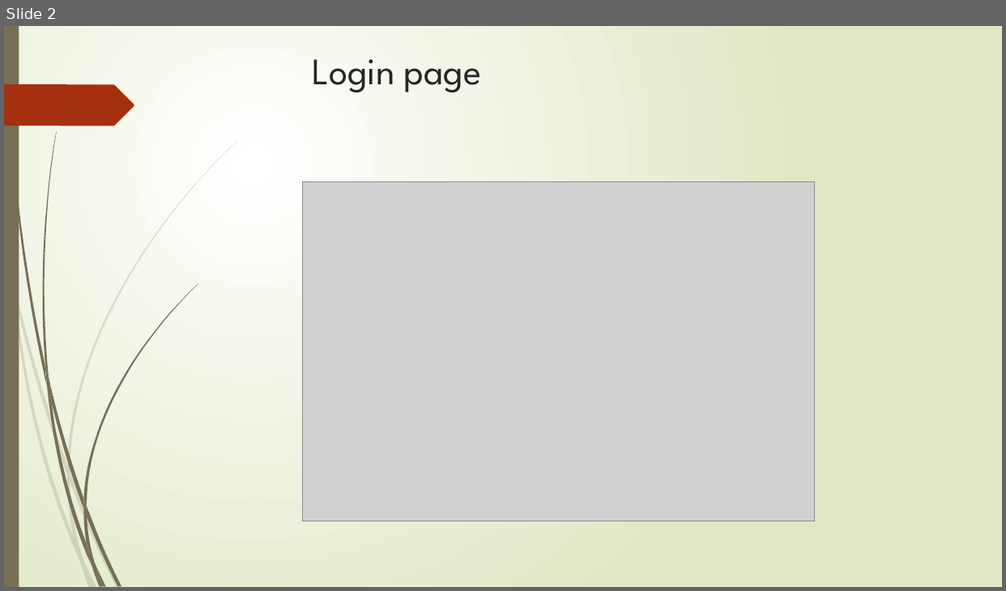
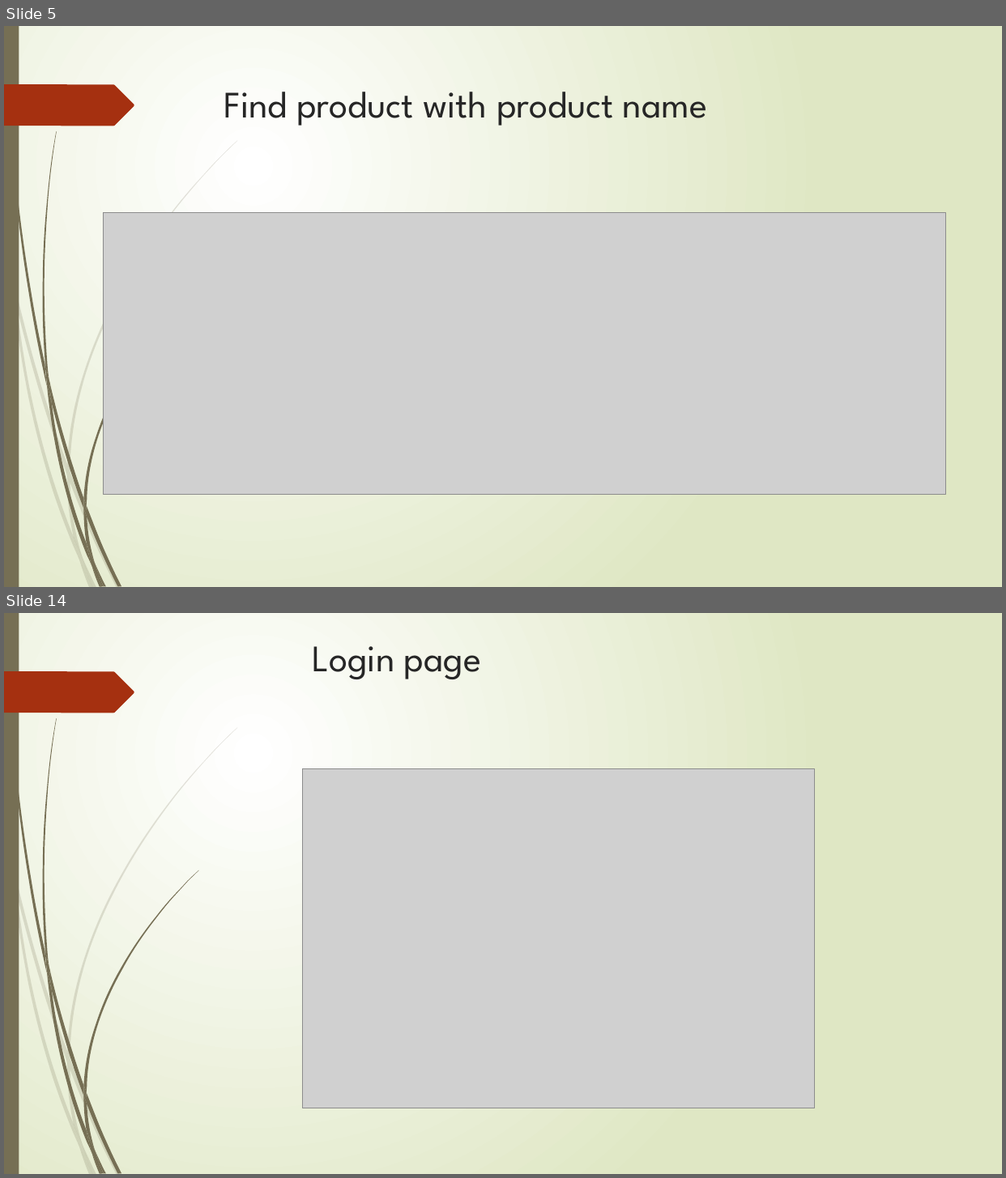
Before and after one commit to alitorabi1/SmallStore, a slide deck: Documents/Presentation.pptx. Shown one above the other, each under a label of ours: slide 2 before the commit, slides 5 and 14 after it; the slides between them are not shown. The pictures are 1006x591 and 1006x1178 pixels, drawn with LibreOffice and Linux fonts; fonts in the diff are those of the drawing; grey boxes stand for pictures. Boxes give left, top, right and bottom in pixels: in the first picture for what was removed or moved away, otherwise in the second. Text is boxed around its words. In the diff, an @@ line names an element or a change of style, - is before the commit and + after.

```diff
--- a/Documents/Presentation.pptx
+++ b/Documents/Presentation.pptx
@@ slide 5 added at box(4, 26, 1002, 587), background gradient #FFFFFF to #DFE8C4; not listed: 24 template elements that a slide beside it also shows @@
@@ title added at box(224, 92, 707, 126), 36 pt, text #262626 @@
+Find product with product name
@@ picture added at box(104, 212, 946, 495) @@
@@ what was slide 2 is now slide 14 @@
```
Also in this commit, not shown: 5 slides changed, 11 other slides added.
